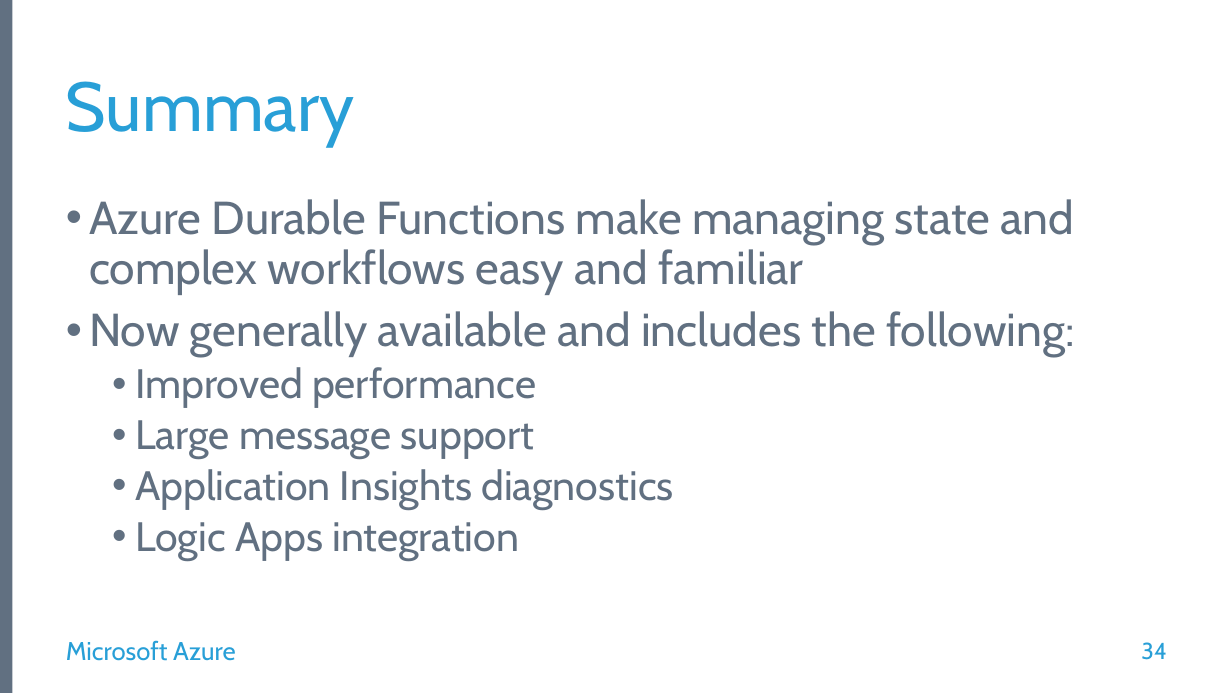
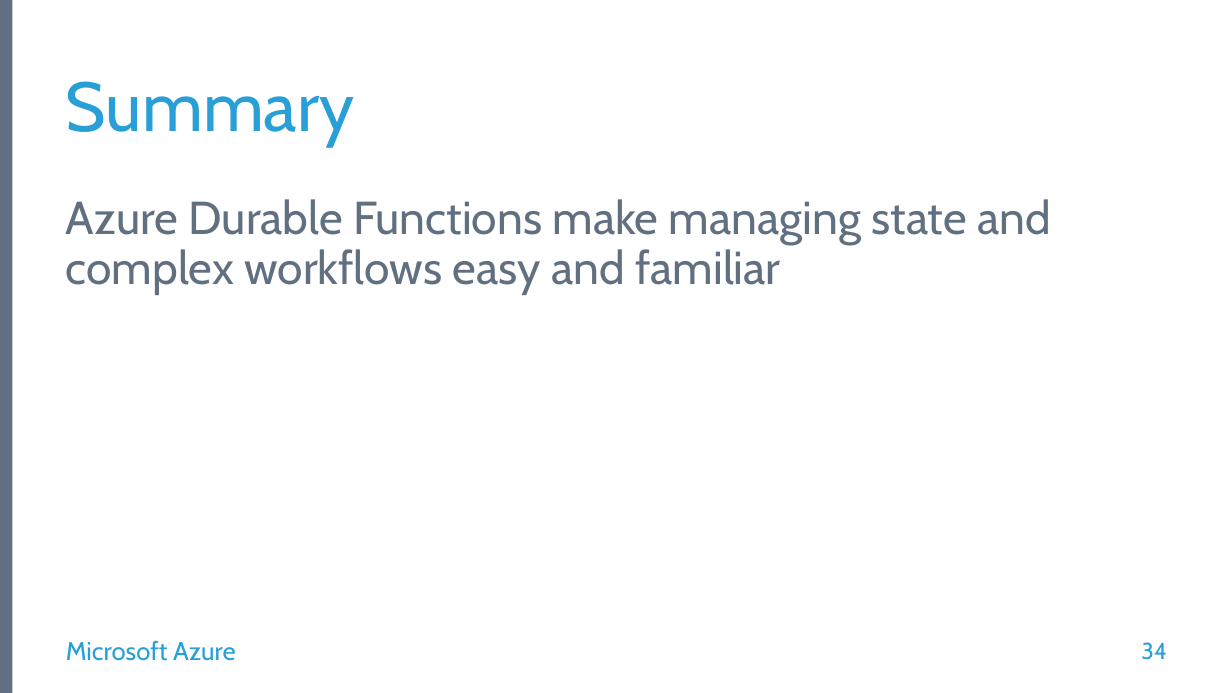
Before and after one commit to calloncampbell/2019-GlobalAzureBootcamp-Azure-DurableFunctions-Demos, a slide deck: slide 34 of docs/Serverless Orchestration with Durable Functions.pptx. Drawn at 1232x693 pixels with LibreOffice and Linux fonts; fonts in the diff are those of the drawing; background and template pictures are left out. Boxes give left, top, right and bottom in pixels: in the first picture for what was removed or moved away, otherwise in the second. Text is boxed around its words. In the diff, an @@ line names an element or a change of style, - is before the commit and + after.

```diff
--- a/docs/Serverless Orchestration with Durable Functions.pptx
+++ b/docs/Serverless Orchestration with Durable Functions.pptx
@@ text "Azure Durable Functions make managing ..." at (66,199,1051,295): bullet • to none @@
@@ text at (89,311,1074,560): paragraphs removed @@
-• Now generally available and includes the following:
-  • Improved performance
-  • Large message support
-  • Application Insights diagnostics
-  • Logic Apps integration
```
Also in this commit, not shown: 3 other slides changed, 2 other files.
